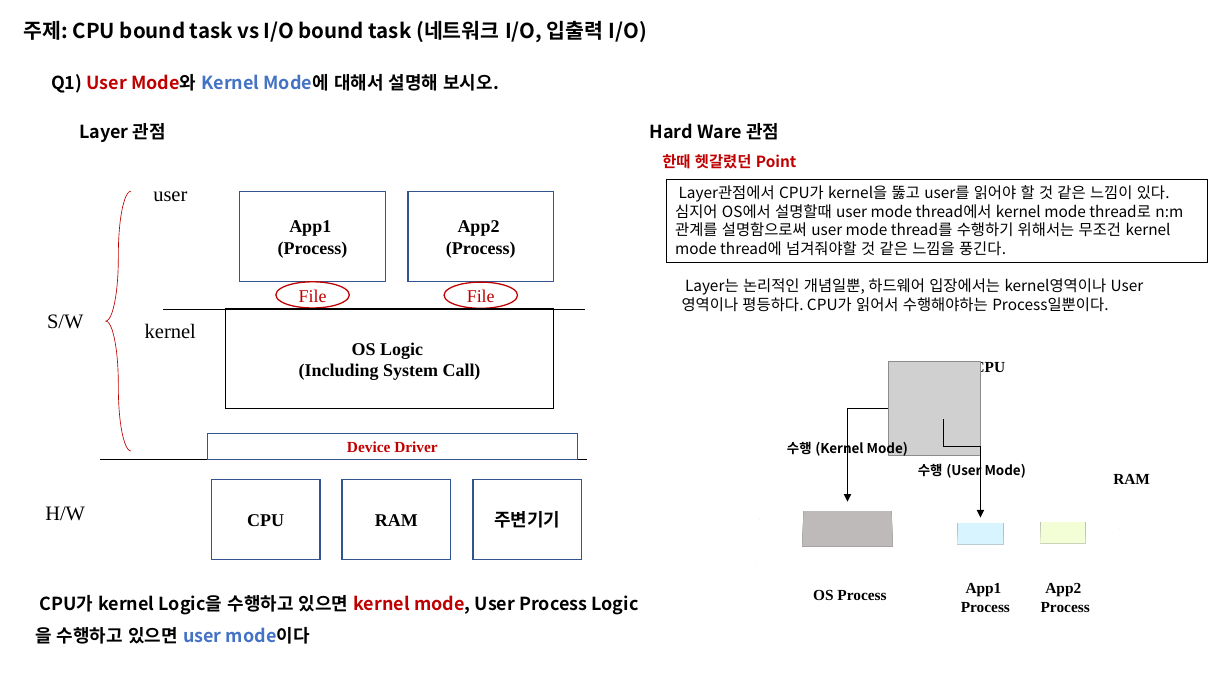
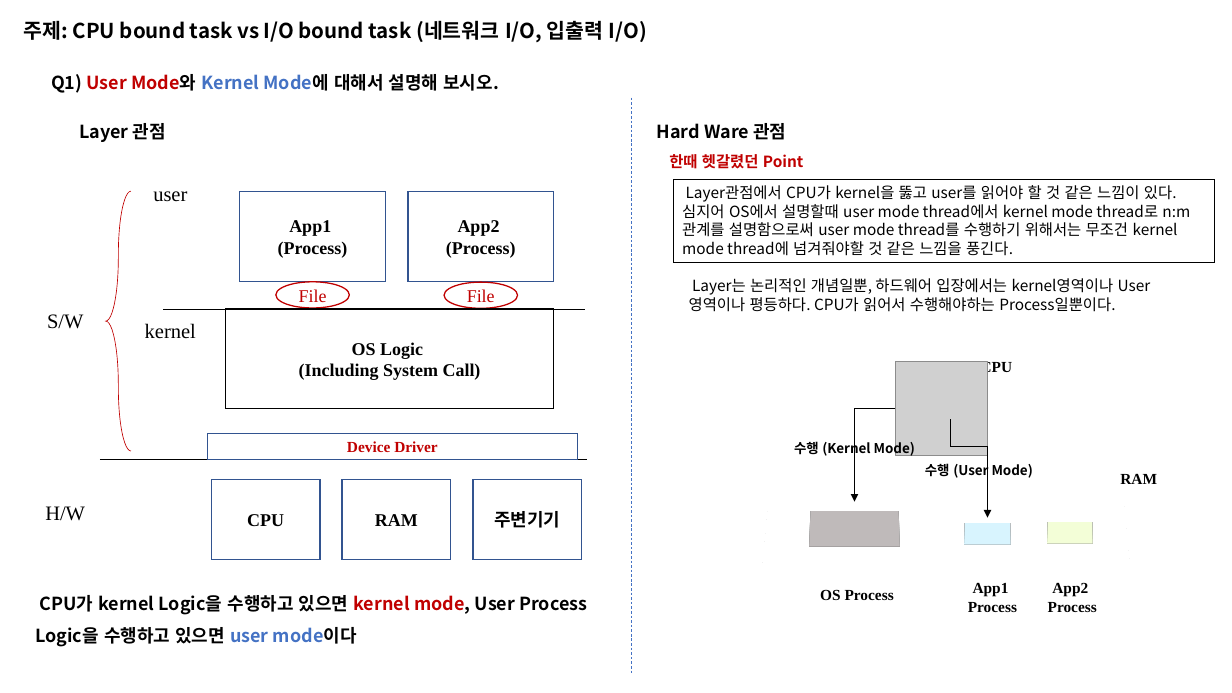
Before and after one commit to taehyuklee/C-CppStudy, a slide deck: slide 3 of CSwithC/CS-explanation.pptx. Drawn at 1232x693 pixels with LibreOffice and Linux fonts; fonts in the diff are those of the drawing; grey boxes stand for pictures. Boxes give left, top, right and bottom in pixels: in the first picture for what was removed or moved away, otherwise in the second. Text is boxed around its words. In the diff, an @@ line names an element or a change of style, - is before the commit and + after.

```diff
--- a/CSwithC/CS-explanation.pptx
+++ b/CSwithC/CS-explanation.pptx
@@ line added from (632, 98) to (632, 674), #4472C4 0.5 pt dashed @@
@@ 9 texts, 4 rectangles, 2 elbow arrows: place and size @@
-9 texts, 4 rectangles, 2 elbow arrows at bbox=[662, 154, 1208, 612]
+9 texts, 4 rectangles, 2 elbow arrows at bbox=[669, 154, 1214, 612]
@@ 1 picture, 1 text, 1 rectangle: place and size @@
-1 picture, 1 text, 1 rectangle at bbox=[650, 123, 981, 556]
+1 picture, 1 text, 1 rectangle at bbox=[657, 123, 988, 556]
@@ text "CPU가 kernel Logic을 수행하고 있으면 ..." rewrapped from bbox=[39, 595, 587, 644] to bbox=[35, 595, 587, 647] @@
```
